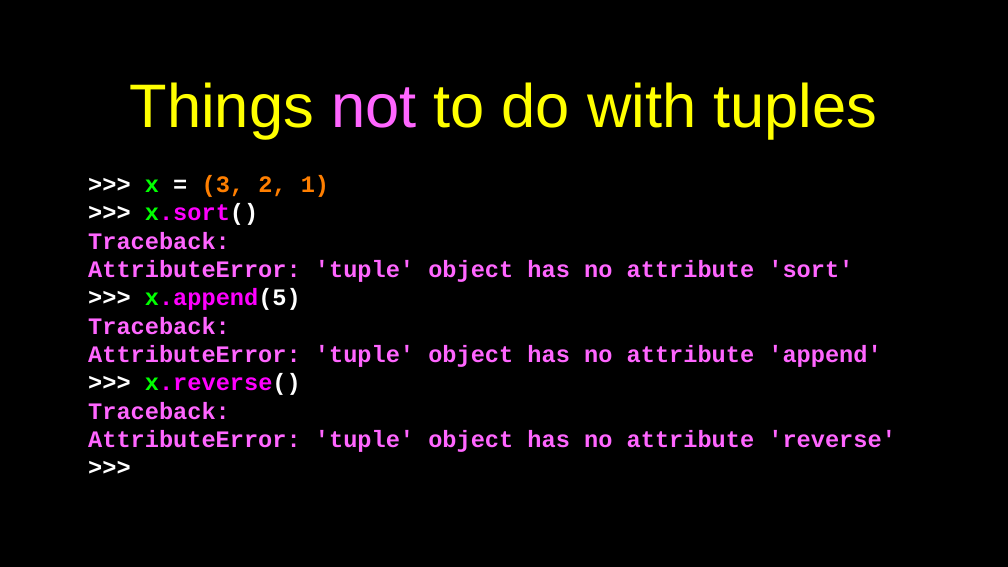
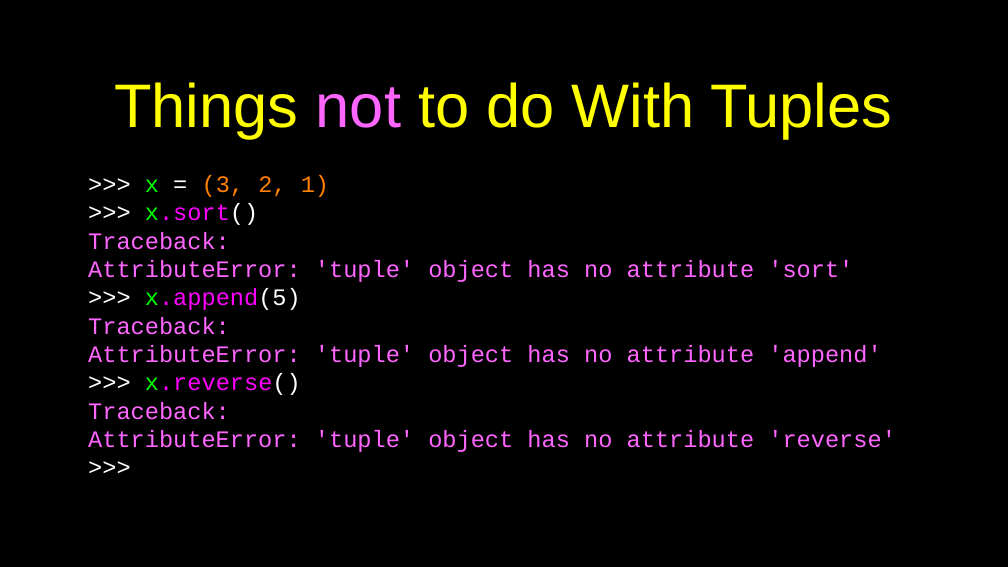
Before and after one commit to csev/py4e, a slide deck: slide 4 of lectures3/Pythonlearn-10-Tuples.pptx. Drawn at 1008x567 pixels with LibreOffice and Linux fonts; fonts in the diff are those of the drawing. Boxes give left, top, right and bottom in pixels: in the first picture for what was removed or moved away, otherwise in the second. Text is boxed around its words. In the diff, an @@ line names an element or a change of style, - is before the commit and + after.

```diff
--- a/lectures3/Pythonlearn-10-Tuples.pptx
+++ b/lectures3/Pythonlearn-10-Tuples.pptx
@@ title at bbox=[114, 82, 892, 139]: text changed @@
-Things not to do with tuples
+Things not to do With Tuples
@@ text ">>> x = (3, 2, ..." at bbox=[88, 175, 896, 452]: bold off @@
```
Also in this commit, not shown: 13 other slides changed, 1 slide removed, 1 other file.
